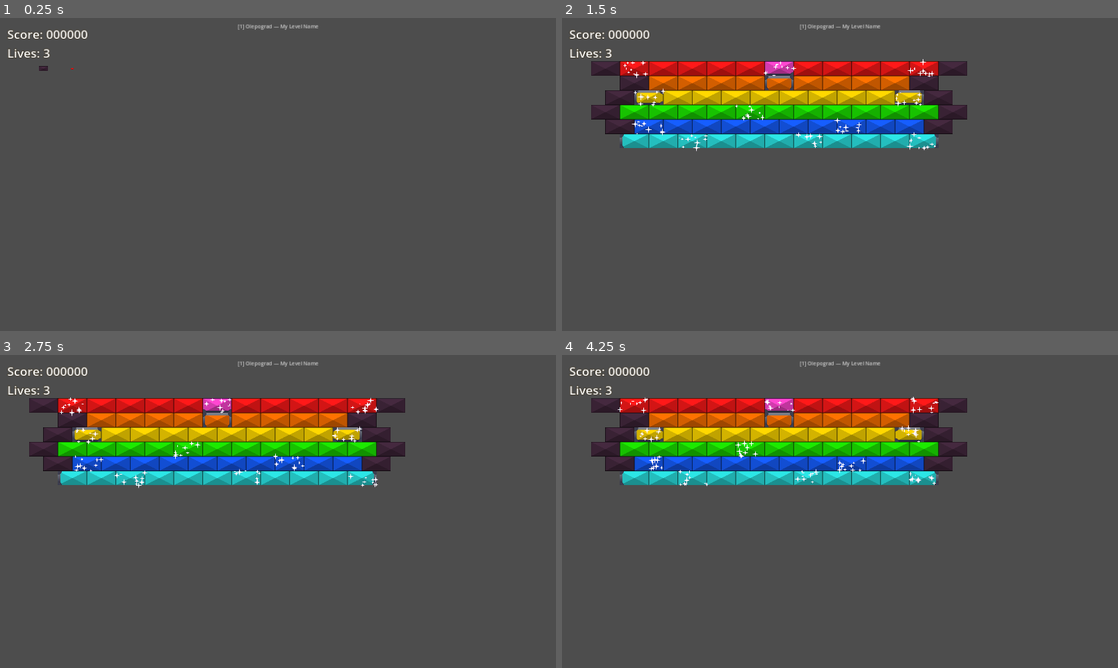
Above: before the commit, frames 1-4 (two rows, left to right).
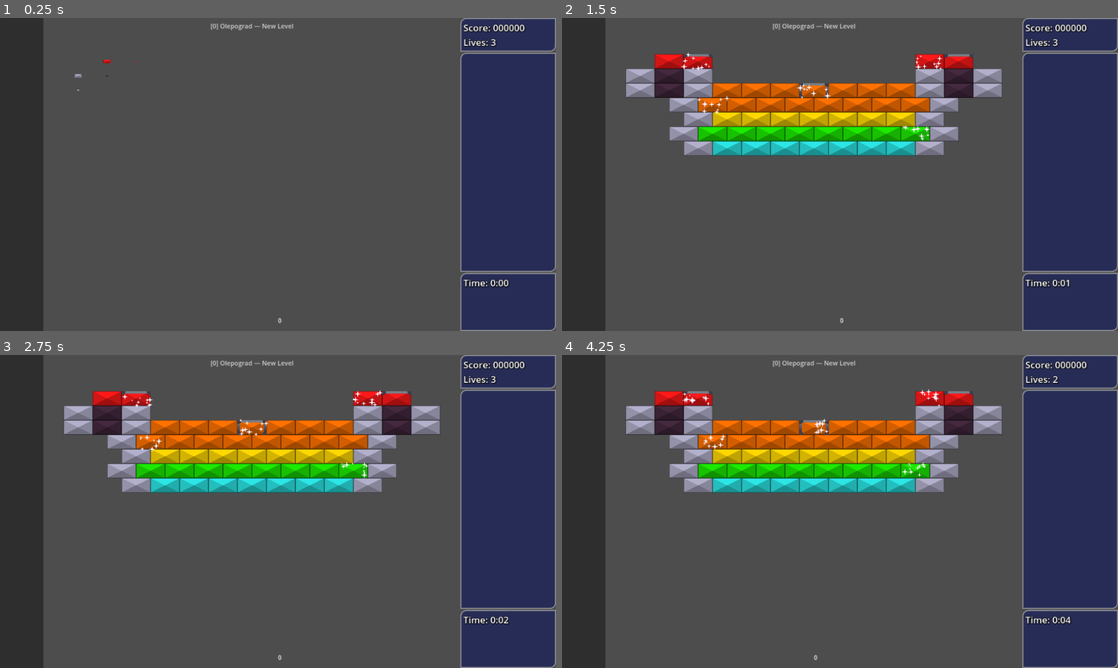
Above: after the commit, the same moments.

Repository: O-39889/brickout
Game: Godot game, scene res://scenes/levels_new/main_level_template.tscn
Two runs of this game, one before a commit and one after it. Both use one fixed random seed, a clock stepped at 60 frames per second and the inputs below. Before the commit the project starts from res://scenes/main_level.tscn. The engine's default icon, where the game draws it, is replaced by a stand-in: a white triangle on a blue panel in a dark square.
Inputs (mouse positions are in pixels of both pictures, inside the frame that each line leads up to):
- Up to frame 1 (0.25 s): no input
- Up to frame 2 (1.5 s): move the mouse to (962, 158) at 0.52 s; click (962, 158) at 0.67 s; drag from (728, 190) to (812, 237) at 1.27 s
- Up to frame 3 (2.75 s): move the mouse to (333, 442) at 2.02 s; click (333, 442) at 2.17 s
- Up to frame 4 (4.25 s): drag from (812, 574) to (673, 464) at 2.77 s; move the mouse to (1006, 558) at 3.52 s; click (1006, 558) at 3.67 s

The runs differ from the first frame. In frame 1, 25% of the frame differs, in the area x 0-100%, y 0-100%; in frame 2, 44%; in frame 3, 44%; in frame 4, 44%.
Error before the commit: Invalid assignment of property or key 'text' with value of type 'String' on a base object of type 'null instance'. (res://scripts/main_level.gd:36)

Commit message:
Add level time and do small tweaks

Diff:
--- a/project.godot
+++ b/project.godot
@@ -11,7 +11,7 @@
 [application]
 
 config/name="BrickOut!"
-run/main_scene="res://scenes/main_level.tscn"
+run/main_scene="res://scenes/levels_new/main_level_template.tscn"
 config/features=PackedStringArray("4.3", "GL Compatibility")
 config/icon="res://icon.svg"
 
--- /dev/null
+++ b/resources/stats_label_settings.tres
@@ -0,0 +1,9 @@
+[gd_resource type="LabelSettings" format=3 uid="uid://dse1o7dk5j0oi"]
+
+[resource]
+font_size = 32
+outline_size = 6
+outline_color = Color(0, 0, 0, 1)
+shadow_size = 6
+shadow_color = Color(0, 0, 0, 0.254902)
+shadow_offset = Vector2(3, 3)
--- a/scenes/Explosion.tscn
+++ b/scenes/Explosion.tscn
@@ -4,7 +4,7 @@
 [ext_resource type="Texture2D" uid="uid://c5x7blxndx7p6" path="res://assets/explosion.png" id="2_8gwsg"]
 
 [sub_resource type="CircleShape2D" id="CircleShape2D_u5f00"]
-radius = 69.7
+radius = 90.0
 
 [sub_resource type="AtlasTexture" id="AtlasTexture_54bcr"]
 atlas = ExtResource("2_8gwsg")
--- a/scenes/levels_new/main_level_template.tscn
+++ b/scenes/levels_new/main_level_template.tscn
@@ -2,6 +2,7 @@
 
 [ext_resource type="Script" path="res://scripts/main_level_template.gd" id="1_h2xl7"]
 [ext_resource type="PackedScene" uid="uid://bu3y7vlu8g83f" path="res://scenes/levels_new/main_level_gameplay.tscn" id="1_n8d5k"]
+[ext_resource type="LabelSettings" uid="uid://dse1o7dk5j0oi" path="res://resources/stats_label_settings.tres" id="3_6kyua"]
 
 [sub_resource type="StyleBoxFlat" id="StyleBoxFlat_p2rb1"]
 content_margin_left = 10.0
@@ -18,14 +19,6 @@
 corner_radius_top_left = 20
 corner_radius_bottom_right = 20
 corner_detail = 16
-
-[sub_resource type="LabelSettings" id="LabelSettings_mtv2m"]
-font_size = 32
-outline_size = 6
-outline_color = Color(0, 0, 0, 1)
-shadow_size = 6
-shadow_color = Color(0, 0, 0, 0.254902)
-shadow_offset = Vector2(3, 3)
 
 [node name="MainLevel" type="Node"]
 script = ExtResource("1_h2xl7")
@@ -53,6 +46,7 @@
 render_target_update_mode = 4
 
 [node name="MainLevelGameplay" parent="HBoxContainer/GameContainer/GameVPort" instance=ExtResource("1_n8d5k")]
+unique_name_in_owner = true
 level_author = "Olepograd"
 
 [node name="StatsPanel" type="Panel" parent="HBoxContainer"]
@@ -79,13 +73,13 @@
 unique_name_in_owner = true
 layout_mode = 2
 text = "Score: 000000"
-label_settings = SubResource("LabelSettings_mtv2m")
+label_settings = ExtResource("3_6kyua")
 
 [node name="LivesLbl" type="Label" parent="HBoxContainer/StatsPanel/Stats/ScoreAndLives/VBoxContainer"]
 unique_name_in_owner = true
 layout_mode = 2
 text = "Lives: 3"
-label_settings = SubResource("LabelSettings_mtv2m")
+label_settings = ExtResource("3_6kyua")
 
 [node name="PowerupTimers" type="PanelContainer" parent="HBoxContainer/StatsPanel/Stats"]
 custom_minimum_size = Vector2(0, 200)
@@ -103,3 +97,9 @@
 
 [node name="VBoxContainer" type="VBoxContainer" parent="HBoxContainer/StatsPanel/Stats/OtherStuffIdk"]
 layout_mode = 2
+
+[node name="LevelTime" type="Label" parent="HBoxContainer/StatsPanel/Stats/OtherStuffIdk/VBoxContainer"]
+unique_name_in_owner = true
+layout_mode = 2
+text = "Time: 0:00"
+label_settings = ExtResource("3_6kyua")
--- a/scripts/level_components/ball_component.gd
+++ b/scripts/level_components/ball_component.gd
@@ -40,7 +40,7 @@
 		if not acid_balls_found:
 			acid_timer.stop();
 			# this is a piece of bs
-			level.gui.remove_timer(Powerup.TimedPowerup.AcidBall);
+			#level.gui.remove_timer(Powerup.TimedPowerup.AcidBall);
 		pass)
 	EventBus.level_cleared.connect(func():
 		acid_timer.timeout.disconnect(_on_acid_timer_timeout));
--- a/scripts/main_level.gd
+++ b/scripts/main_level.gd
@@ -197,9 +197,9 @@
 
 func _input(event):
 	if OS.is_debug_build():
-		if event is InputEventMouseButton:
-			if event.button_index == MOUSE_BUTTON_RIGHT and event.pressed:
-				mouse_captured = not mouse_captured;
+		#if event is InputEventMouseButton:
+			#if event.button_index == MOUSE_BUTTON_RIGHT and event.pressed:
+				#mouse_captured = not mouse_captured;
 		if event.is_action_pressed("debug_exit"):
 			get_tree().quit();
 		if event.is_action_pressed("debug_restart"):
--- a/scripts/main_level_template.gd
+++ b/scripts/main_level_template.gd
@@ -20,6 +20,9 @@
 
 @onready var score_lbl : Label = %ScoreLbl;
 @onready var lives_lbl : Label = %LivesLbl;
+@onready var timer_lbl : Label = %LevelTime;
+
+@onready var lvl : MainLevel = %MainLevelGameplay;
 
 
 # Called when the node enters the scene tree for the first time.
@@ -44,3 +47,4 @@
 func _process(delta: float) -> void:
 	if not score_match:
 		display_score = int(move_toward(display_score, GameProgression.score, SCORE_CHANGE_SPEED));
+	timer_lbl.text = "Time: " + Globals.display_time(lvl.time_passed);
--- a/scripts/timer_label.gd
+++ b/scripts/timer_label.gd
@@ -28,7 +28,7 @@
 
 func _physics_process(delta):
 	if bound_timer != null:
-		# not exactly otoo helpful with my case of, like, stuff
+		# not exactly too helpful with my case of, like, stuff
 		#if bound_timer.is_stopped():
 			#queue_free();
 		label.text = Globals.display_time(bound_timer.time_left);
